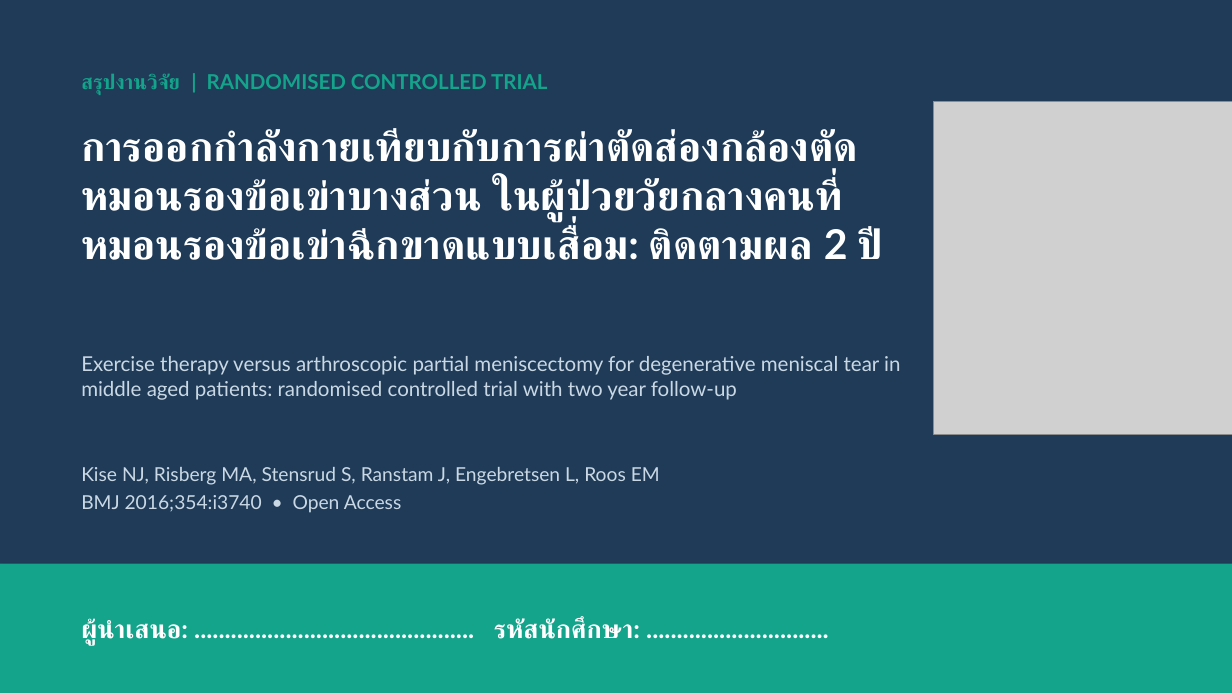
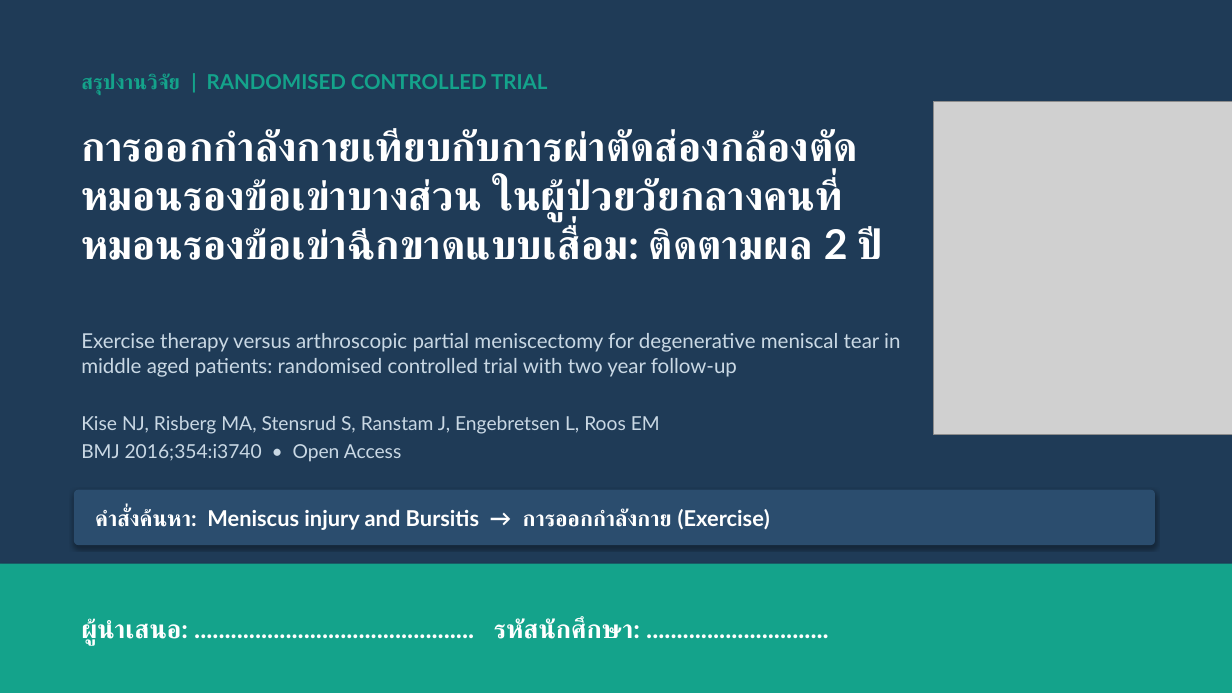
Before and after one commit to IttikornTiger/Tiger, a slide deck: slide 1 of presentation/Meniscus_Exercise_vs_Surgery.pptx. Drawn at 1232x693 pixels with LibreOffice and Linux fonts; fonts in the diff are those of the drawing; grey boxes stand for pictures. Boxes give left, top, right and bottom in pixels: in the first picture for what was removed or moved away, otherwise in the second. Text is boxed around its words. In the diff, an @@ line names an element or a change of style, - is before the commit and + after.

```diff
--- a/presentation/Meniscus_Exercise_vs_Surgery.pptx
+++ b/presentation/Meniscus_Exercise_vs_Surgery.pptx
@@ text "Exercise therapy versus arthroscopic partial ...": place and size @@
-text "Exercise therapy versus arthroscopic partial ..." at <box>81,356,900,400</box>
+text "Exercise therapy versus arthroscopic partial ..." at <box>81,333,900,377</box>
@@ text "Kise NJ, Risberg MA, Stensrud ...": place and size @@
-text "Kise NJ, Risberg MA, Stensrud ..." at <box>81,467,660,513</box>
+text "Kise NJ, Risberg MA, Stensrud ..." at <box>81,416,660,462</box>
@@ rounded rectangle added at <box>74,490,1155,545</box>, fill #2B4D6E @@
@@ text added at <box>95,508,770,530</box>, 17 pt, text #FFFFFF, bold @@
+คำสั่งค้นหา: Meniscus injury and Bursitis → การออกกำลังกาย (Exercise)
```
Also in this commit, not shown: 2 other files.
